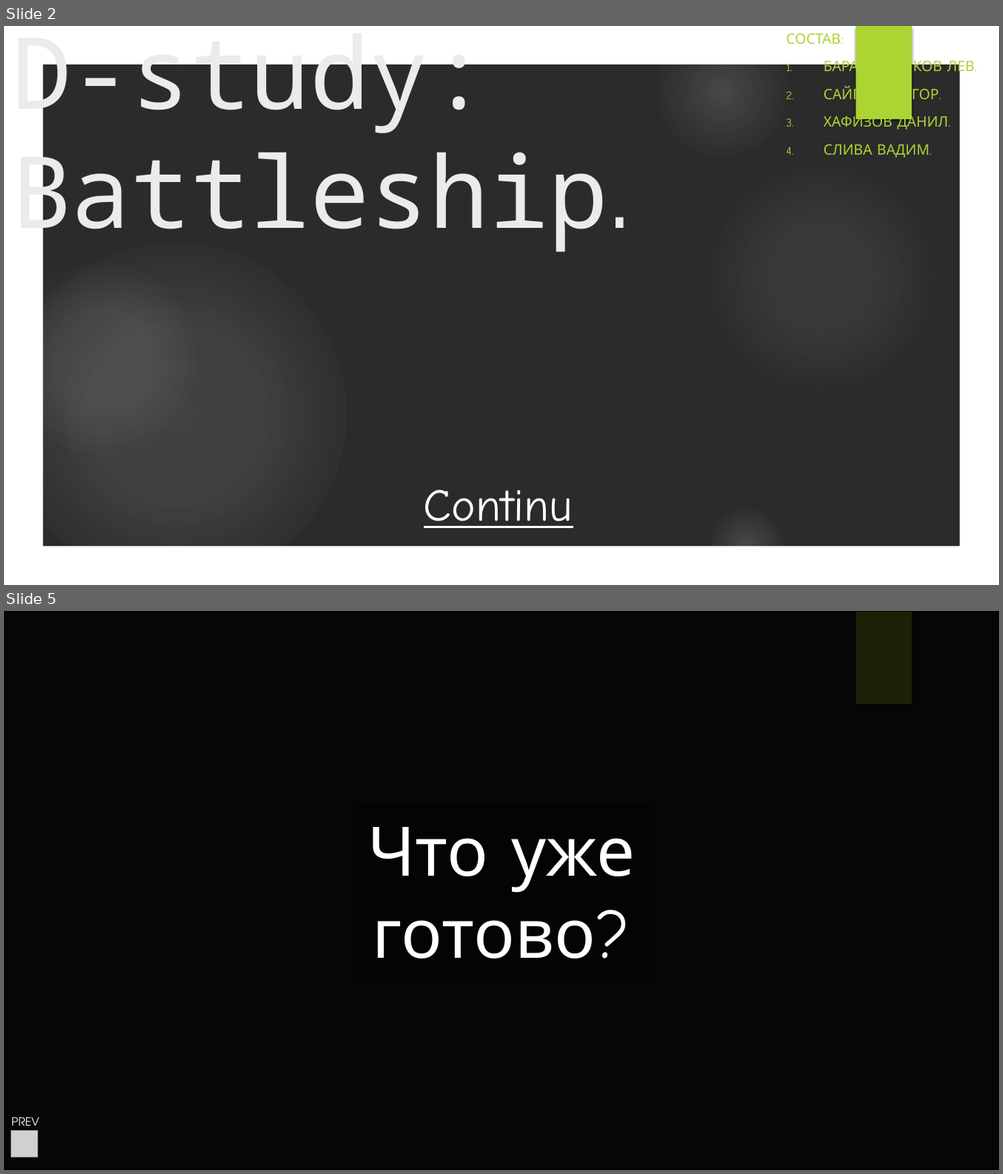
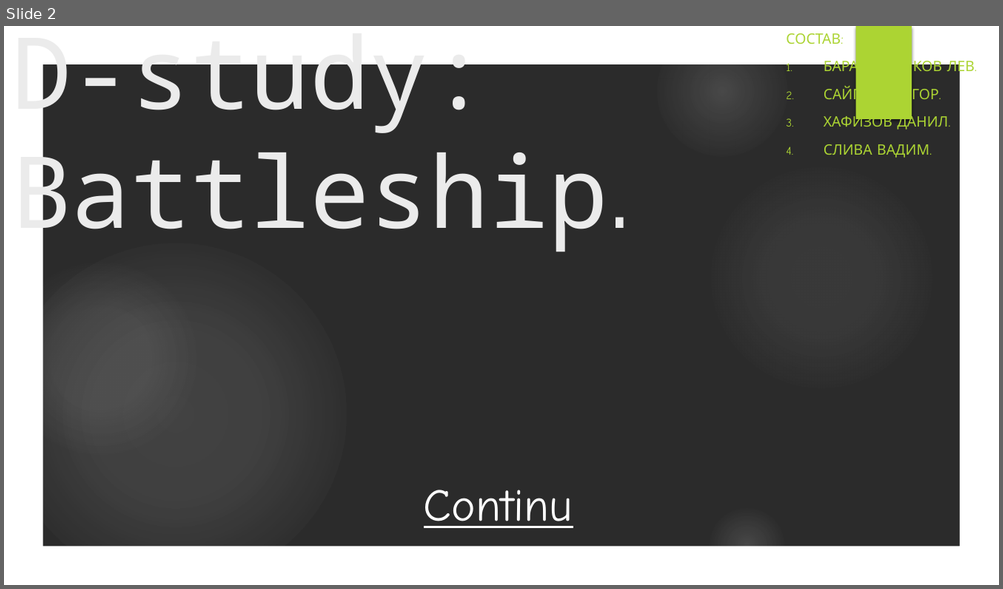
Before and after one commit to IRussianGamerI/IRussianGamerI, a slide deck: D-study.pptx. Shown one above the other, each under a label of ours: slides 2 and 5 before the commit, slide 2 after it; the slides between them are not shown. The pictures are 1003x1174 and 1003x589 pixels, drawn with LibreOffice and Linux fonts; fonts in the diff are those of the drawing; grey boxes stand for pictures; background and template pictures are left out; a plain dark background stands for a picture behind light text. Boxes give left, top, right and bottom in pixels: in the first picture for what was removed or moved away, otherwise in the second. Text is boxed around its words. In the diff, an @@ line names an element or a change of style, - is before the commit and + after.

```diff
--- a/D-study.pptx
+++ b/D-study.pptx
@@ slide 5 removed at [4, 611, 999, 1170], background picture (left out); not listed: 1 template element that a slide beside it also shows @@
@@ rectangle removed at [4, 611, 999, 1170] @@
@@ rectangle removed at [4, 611, 999, 1170] @@
@@ rectangle removed at [4, 611, 999, 1170] @@
@@ text removed at [367, 827, 635, 959] @@
-Что уже готово?
@@ text removed at [11, 1117, 40, 1132] @@
-PREV
@@ picture removed at [11, 1131, 37, 1157] @@
```
Also in this commit, not shown: 1 slide changed, 3 slides added, 1 other slide removed.
